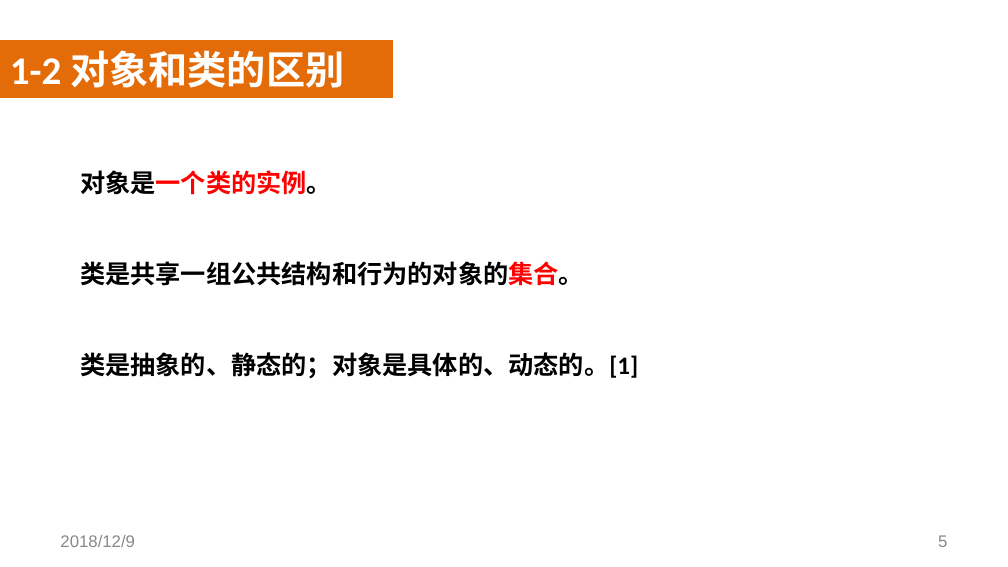
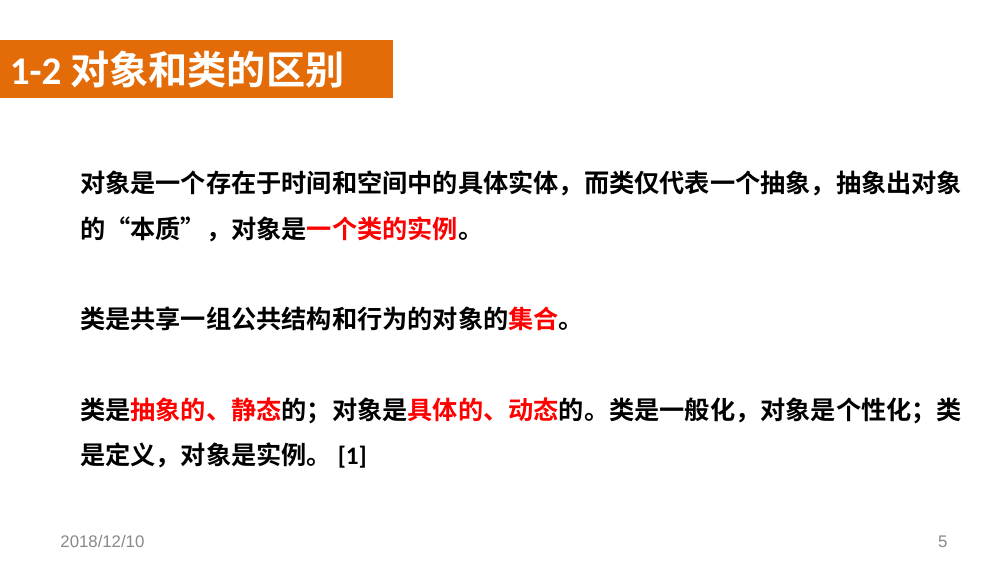
Before and after one commit to SoftwareRequirtmentsG02/Document, a slide deck: slide 5 of 案例教学系统/受控文档/分析设计/PPT/UML/PRD2018-G02-UML基础III.pptx. Drawn at 1008x567 pixels with LibreOffice and Linux fonts; fonts in the diff are those of the drawing; background and template pictures are left out. Boxes give left, top, right and bottom in pixels: in the first picture for what was removed or moved away, otherwise in the second. Text is boxed around its words. In the diff, an @@ line names an element or a change of style, - is before the commit and + after.

```diff
--- a/案例教学系统/受控文档/分析设计/PPT/UML/PRD2018-G02-UML基础III.pptx
+++ b/案例教学系统/受控文档/分析设计/PPT/UML/PRD2018-G02-UML基础III.pptx
@@ text at (x1=80, y1=170, x2=962, y2=242): text changed; font Calibri to Arial; text colour #FF0000 to #000000 @@
-  对象是一个类的实例。
+  对象是一个存在于时间和空间中的具体实体，而类仅代表一个抽象，抽象出对象的“本质”，对象是一个类的实例。
@@ text at (x1=80, y1=397, x2=962, y2=468): text changed @@
-  类是抽象的、静态的；对象是具体的、动态的。[1]
+  类是抽象的、静态的；对象是具体的、动态的。类是一般化，对象是个性化；类是定义，对象是实例。 [1]
@@ text at (x1=60, y1=535, x2=144, y2=547): text changed @@
-2018/12/9
+2018/12/10
```
Also in this commit, not shown: 26 other slides changed, 10 slides added.
